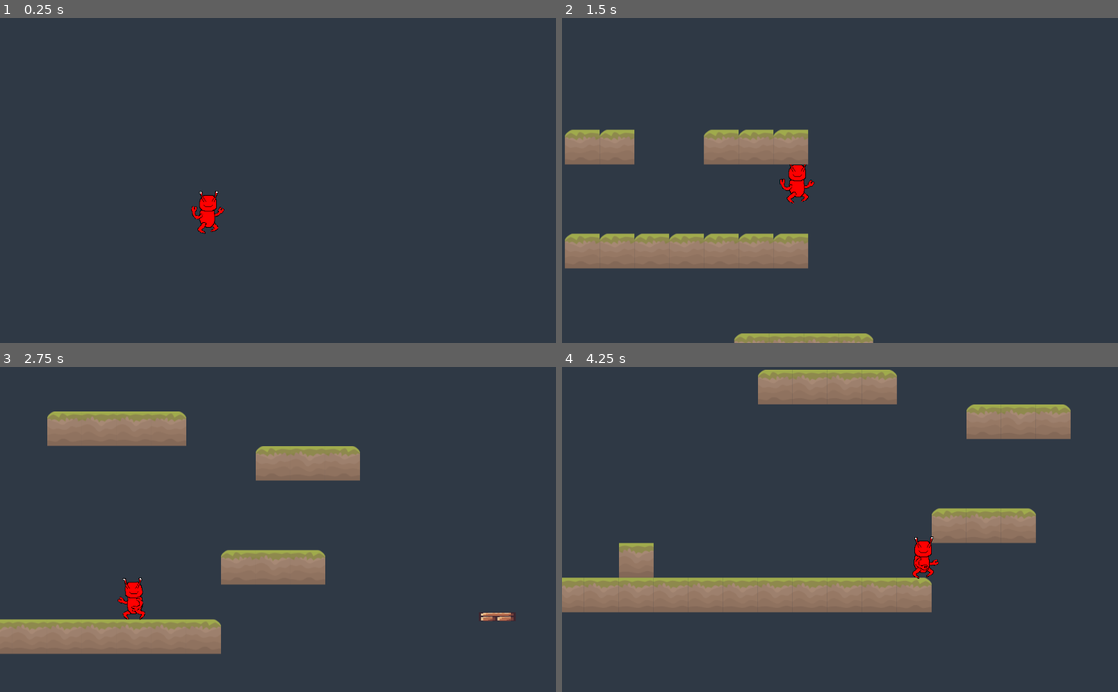
Above: before the commit, frames 1-4 (two rows, left to right).
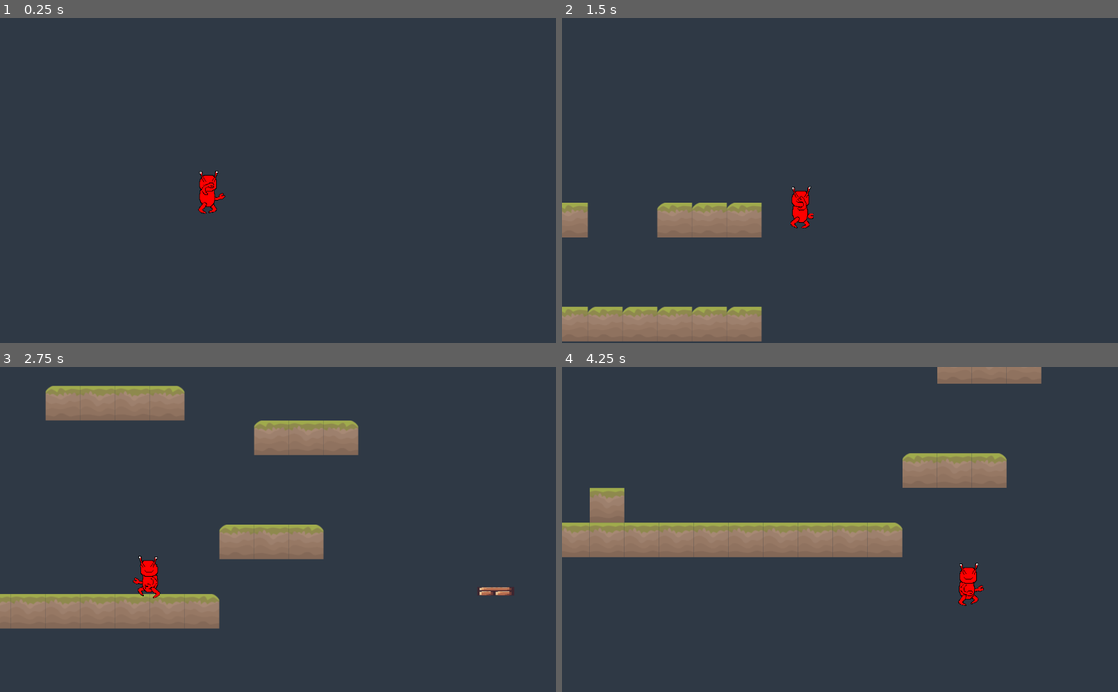
Above: after the commit, the same moments.

Repository: Alhrath/babelito
Game: Godot game, scene res://src/level/0.tscn
Two runs of this game, one before a commit and one after it. Both use one fixed random seed, a clock stepped at 60 frames per second and the inputs below.
Inputs:
- Up to frame 1 (0.25 s): no input
- Up to frame 2 (1.5 s): hold W (jump) 0.53-1.28 s; hold D (move_right) from 0.53 s (still down); tap W (jump) at 1.35 s
- Up to frame 3 (2.75 s): tap W (jump) at 1.52, 1.82 s; release D (move_right) at 2.03 s; hold A (move_left) from 2.03 s (still down); hold W (jump) from 2.03 s (still down)
- Up to frame 4 (4.25 s): release A (move_left) at 2.78 s; release W (jump) at 2.78 s; hold D (move_right) from 2.78 s (still down); tap W (jump) at 2.85, 3.02, 3.32 s; hold W (jump) from 3.53 s (still down)

The runs differ from the first frame. In frame 1, 0.5% of the frame differs, in the area x 34-41%, y 47-67%; in frame 2, 15%; in frame 3, 20%; in frame 4, 25%, in the area x 0-92%, y 0-76%.

Commit message:
PlayerStateMachine

Diff:
--- a/Babelito/project.godot
+++ b/Babelito/project.godot
@@ -8,9 +8,14 @@
 
 config_version=4
 
-_global_script_classes=[  ]
+_global_script_classes=[ {
+"base": "Node",
+"class": "StateMachine",
+"language": "GDScript",
+"path": "res://src/engine/singleton/StateMachine.gd"
+} ]
 _global_script_class_icons={
-
+"StateMachine": ""
 }
 
 [application]
--- a/Babelito/src/engine/singleton/Globals.gd
+++ b/Babelito/src/engine/singleton/Globals.gd
@@ -1,3 +1,4 @@
 extends Node
 
 const UNIT_SIZE = 64
+var player
--- /dev/null
+++ b/Babelito/src/engine/singleton/StateMachine.gd
@@ -0,0 +1,40 @@
+extends Node
+
+class_name StateMachine
+
+var state = null setget set_state
+var previous_state = null
+var states = {}
+
+onready var parent = get_parent()
+
+func _physics_process(delta):
+	if state != null:
+		_state_logic(delta)
+		var transition = _get_transition(delta)
+		if transition != null:
+			set_state(transition)
+
+func _state_logic(delta):
+	pass
+
+func _get_transition(delta):
+	return null
+
+func _enter_state(new_state, old_state):
+	pass
+
+func _exit_state(old_state, new_state):
+	pass
+
+func set_state(new_state):
+	previous_state = state
+	state = new_state
+
+	if previous_state != null:
+		_exit_state(previous_state, new_state)
+	if new_state != null:
+		_enter_state(new_state, previous_state)
+
+func add_state(state_name):
+	states[state_name] = states.size()
--- a/Babelito/src/entity/player/Camera2D.gd
+++ b/Babelito/src/entity/player/Camera2D.gd
@@ -26,3 +26,8 @@
 
 func _on_Player_grounded_updated(is_grounded):
 	drag_margin_v_enabled = !is_grounded
+
+
+
+func _on_Area2D_body_exited(body):
+	pass # Replace with function body.
--- a/Babelito/src/entity/player/PlayerRig.tscn
+++ b/Babelito/src/entity/player/PlayerRig.tscn
@@ -1,9 +1,180 @@
-[gd_scene load_steps=5 format=2]
+[gd_scene load_steps=6 format=2]
 
 [ext_resource path="res://src/entity/player/craby.png" type="Texture" id=1]
 
 [sub_resource type="Animation" id=1]
-resource_name = "idle"
+resource_name = "fall"
+loop = true
+tracks/0/type = "value"
+tracks/0/path = NodePath("Torso:position")
+tracks/0/interp = 1
+tracks/0/loop_wrap = true
+tracks/0/imported = false
+tracks/0/enabled = true
+tracks/0/keys = {
+"times": PoolRealArray( 0, 0.4, 0.8, 1.2, 1.7, 2 ),
+"transitions": PoolRealArray( 1, 1, 1, 1, 1, 1 ),
+"update": 0,
+"values": [ Vector2( 0, 0 ), Vector2( 0, 0 ), Vector2( 0, 0 ), Vector2( 0, 0 ), Vector2( 0, 0 ), Vector2( 0, 0 ) ]
+}
+tracks/1/type = "value"
+tracks/1/path = NodePath("Torso:rotation_degrees")
+tracks/1/interp = 1
+tracks/1/loop_wrap = true
+tracks/1/imported = false
+tracks/1/enabled = true
+tracks/1/keys = {
+"times": PoolRealArray( 0, 0.4, 0.8, 1.2, 1.7, 2 ),
+"transitions": PoolRealArray( 1, 1, 1, 1, 1, 1 ),
+"update": 0,
+"values": [ 0.0, 0.0, 0.0, 0.0, 0.0, 0.0 ]
+}
+tracks/2/type = "value"
+tracks/2/path = NodePath("Torso/LeftLeg:position")
+tracks/2/interp = 1
+tracks/2/loop_wrap = true
+tracks/2/imported = false
+tracks/2/enabled = true
+tracks/2/keys = {
+"times": PoolRealArray( 0, 0.4, 0.8, 1.2, 1.7, 2 ),
+"transitions": PoolRealArray( 1, 1, 1, 1, 1, 1 ),
+"update": 0,
+"values": [ Vector2( 11.0124, 24.0271 ), Vector2( 5.40009, 27.1139 ), Vector2( 5.40009, 27.1139 ), Vector2( 5.40009, 27.1139 ), Vector2( 9.88351, 22.8664 ), Vector2( 9.88351, 22.8664 ) ]
+}
+tracks/3/type = "value"
+tracks/3/path = NodePath("Torso/LeftLeg:rotation_degrees")
+tracks/3/interp = 1
+tracks/3/loop_wrap = true
+tracks/3/imported = false
+tracks/3/enabled = true
+tracks/3/keys = {
+"times": PoolRealArray( 0, 0.4, 0.8, 1.2, 1.7, 2 ),
+"transitions": PoolRealArray( 1, 1, 1, 1, 1, 1 ),
+"update": 0,
+"values": [ 0.0, 17.1, 17.1, 17.1, 0.0, 0.0 ]
+}
+tracks/4/type = "value"
+tracks/4/path = NodePath("Torso/Head:position")
+tracks/4/interp = 1
+tracks/4/loop_wrap = true
+tracks/4/imported = false
+tracks/4/enabled = true
+tracks/4/keys = {
+"times": PoolRealArray( 0, 0.2, 0.4, 0.6, 0.8, 1 ),
+"transitions": PoolRealArray( 1, 1, 1, 1, 1, 1 ),
+"update": 0,
+"values": [ Vector2( 3.67081, -23.6934 ), Vector2( 3.67081, -23.6934 ), Vector2( 4.61469, -23.6934 ), Vector2( 1.54709, -23.6934 ), Vector2( 4.61469, -24.4013 ), Vector2( 3.67081, -22.0416 ) ]
+}
+tracks/5/type = "value"
+tracks/5/path = NodePath("Torso/Head:rotation_degrees")
+tracks/5/interp = 1
+tracks/5/loop_wrap = true
+tracks/5/imported = false
+tracks/5/enabled = true
+tracks/5/keys = {
+"times": PoolRealArray( 0, 0.2, 0.4, 0.6, 0.8, 1 ),
+"transitions": PoolRealArray( 1, 1, 1, 1, 1, 1 ),
+"update": 0,
+"values": [ 0.0, 0.0, -1.0, 1.0, -2.0, 0.0 ]
+}
+tracks/6/type = "value"
+tracks/6/path = NodePath("Torso/RightArm:position")
+tracks/6/interp = 1
+tracks/6/loop_wrap = true
+tracks/6/imported = false
+tracks/6/enabled = true
+tracks/6/keys = {
+"times": PoolRealArray( 0, 0.2, 0.4, 0.6, 0.8, 1 ),
+"transitions": PoolRealArray( 1, 1, 1, 1, 1, 1 ),
+"update": 1,
+"values": [ Vector2( -4.00452, 7.67533 ), Vector2( 8.34257, -0.181901 ), Vector2( 4.41395, -18.7025 ), Vector2( -1.9572, -20.3543 ), Vector2( -18.475, -16.3428 ), Vector2( 6.30169, -2.18472 ) ]
+}
+tracks/7/type = "value"
+tracks/7/path = NodePath("Torso/RightArm:rotation_degrees")
+tracks/7/interp = 1
+tracks/7/loop_wrap = true
+tracks/7/imported = false
+tracks/7/enabled = true
+tracks/7/keys = {
+"times": PoolRealArray( 0, 0.2, 0.4, 0.6, 0.8, 1 ),
+"transitions": PoolRealArray( 1, 1, 1, 1, 1, 1 ),
+"update": 1,
+"values": [ 0.0, -51.4, -137.1, 0.0, -34.3, -68.6 ]
+}
+tracks/8/type = "value"
+tracks/8/path = NodePath("Torso/RightLeg:position")
+tracks/8/interp = 1
+tracks/8/loop_wrap = true
+tracks/8/imported = false
+tracks/8/enabled = true
+tracks/8/keys = {
+"times": PoolRealArray( 0, 0.1, 0.2, 0.3, 0.4, 0.5, 0.6, 0.7, 0.8, 0.9, 1 ),
+"transitions": PoolRealArray( 1, 1, 1, 1, 1, 1, 1, 1, 1, 1, 1 ),
+"update": 0,
+"values": [ Vector2( -12.0136, 27.0305 ), Vector2( -7.80437, 28.9948 ), Vector2( -11.733, 25.3468 ), Vector2( -11.733, 25.3468 ), Vector2( -11.733, 25.3468 ), Vector2( -11.733, 25.3468 ), Vector2( -12.0136, 27.0305 ), Vector2( -7.80437, 28.9948 ), Vector2( -11.733, 25.3468 ), Vector2( -11.733, 25.3468 ), Vector2( -11.733, 25.3468 ) ]
+}
+tracks/9/type = "value"
+tracks/9/path = NodePath("Torso/RightLeg:rotation_degrees")
+tracks/9/interp = 1
+tracks/9/loop_wrap = true
+tracks/9/imported = false
+tracks/9/enabled = true
+tracks/9/keys = {
+"times": PoolRealArray( 0, 0.1, 0.2, 0.3, 0.4, 0.5, 0.6, 0.7, 0.8, 0.9, 1 ),
+"transitions": PoolRealArray( 1, 1, 1, 1, 1, 1, 1, 1, 1, 1, 1 ),
+"update": 0,
+"values": [ 0.0, -17.1, 0.0, 0.0, 0.0, 0.0, 0.0, -17.1, 0.0, 0.0, 0.0 ]
+}
+tracks/10/type = "value"
+tracks/10/path = NodePath("Torso/LeftArm:position")
+tracks/10/interp = 1
+tracks/10/loop_wrap = true
+tracks/10/imported = false
+tracks/10/enabled = true
+tracks/10/keys = {
+"times": PoolRealArray( 0, 0.2, 0.4, 0.6, 0.8, 1 ),
+"transitions": PoolRealArray( 1, 1, 1, 1, 1, 1 ),
+"update": 1,
+"values": [ Vector2( 16.5186, 1.5017 ), Vector2( 21.8503, -7.75862 ), Vector2( 10.6257, 6.27216 ), Vector2( 19.1205, 2.49666 ), Vector2( 24.7838, -4.11046 ), Vector2( 20.0644, -15.9089 ) ]
+}
+tracks/11/type = "value"
+tracks/11/path = NodePath("Torso/LeftArm:rotation_degrees")
+tracks/11/interp = 1
+tracks/11/loop_wrap = true
+tracks/11/imported = false
+tracks/11/enabled = true
+tracks/11/keys = {
+"times": PoolRealArray( 0, 0.2, 0.4, 0.6, 0.8, 1 ),
+"transitions": PoolRealArray( 1, 1, 1, 1, 1, 1 ),
+"update": 1,
+"values": [ -24.8, -51.4, 0.0, -40.0, -70.0, -120.0 ]
+}
+tracks/12/type = "value"
+tracks/12/path = NodePath("Torso/RightArm:flip_v")
+tracks/12/interp = 0
+tracks/12/loop_wrap = true
+tracks/12/imported = false
+tracks/12/enabled = true
+tracks/12/keys = {
+"times": PoolRealArray( 0.6, 1 ),
+"transitions": PoolRealArray( 1, 1 ),
+"update": 0,
+"values": [ true, false ]
+}
+tracks/13/type = "value"
+tracks/13/path = NodePath("AnimationPlayer:playback_speed")
+tracks/13/interp = 1
+tracks/13/loop_wrap = true
+tracks/13/imported = false
+tracks/13/enabled = true
+tracks/13/keys = {
+"times": PoolRealArray( 0 ),
+"transitions": PoolRealArray( 1 ),
+"update": 0,
+"values": [ 3.0 ]
+}
+
+[sub_resource type="Animation" id=2]
 loop = true
 tracks/0/type = "value"
 tracks/0/path = NodePath("Torso:frame")
@@ -246,8 +417,7 @@
 "values": [ false, false ]
 }
 
-[sub_resource type="Animation" id=2]
-resource_name = "jump"
+[sub_resource type="Animation" id=3]
 tracks/0/type = "value"
 tracks/0/path = NodePath("Torso/RightArm:position")
 tracks/0/interp = 1
@@ -404,9 +574,20 @@
 "update": 1,
 "values": [ true ]
 }
-
-[sub_resource type="Animation" id=3]
-resource_name = "run"
+tracks/13/type = "value"
+tracks/13/path = NodePath("AnimationPlayer:playback_speed")
+tracks/13/interp = 1
+tracks/13/loop_wrap = true
+tracks/13/imported = false
+tracks/13/enabled = true
+tracks/13/keys = {
+"times": PoolRealArray( 0 ),
+"transitions": PoolRealArray( 1 ),
+"update": 0,
+"values": [ 3.0 ]
+}
+
+[sub_resource type="Animation" id=4]
 loop = true
 tracks/0/type = "value"
 tracks/0/path = NodePath("Torso/RightArm:position")
@@ -574,7 +755,7 @@
 "times": PoolRealArray( 0 ),
 "transitions": PoolRealArray( 1 ),
 "update": 0,
-"values": [ 3.0 ]
+"values": [ 2.0 ]
 }
 tracks/14/type = "value"
 tracks/14/path = NodePath("Torso/RightArm:flip_v")
@@ -642,7 +823,8 @@
 frame = 2
 
 [node name="AnimationPlayer" type="AnimationPlayer" parent="."]
-playback_speed = 3.0
-anims/idle = SubResource( 1 )
-anims/jump = SubResource( 2 )
-anims/run = SubResource( 3 )
+playback_speed = 2.0
+anims/fall = SubResource( 1 )
+anims/idle = SubResource( 2 )
+anims/jump = SubResource( 3 )
+anims/run = SubResource( 4 )
--- /dev/null
+++ b/Babelito/src/entity/player/PlayerStatemachine.gd
@@ -0,0 +1,85 @@
+extends "res://src/engine/singleton/StateMachine.gd"
+
+func _ready():
+	add_state("idle")
+	add_state("run")
+	add_state("jump")
+	add_state("fall")
+	call_deferred("set_state", states.idle) #defining "idle" as default
+
+func _state_logic(delta):
+	parent._handle_move_input()
+	parent._apply_gravity(delta)
+	parent._apply_movement()
+
+
+func _input(event):
+	if [states.idle, states.run].has(state):
+		if event.is_action_pressed("jump"): #&& parent.is_on_floor():  #single jump
+			parent.velocity.y = parent.max_jump_velocity
+			parent.is_jumping = true
+		if Input.is_action_pressed("down"):
+				if parent._check_is_grounded(parent.drop_thru_raycasts):
+					parent.set_collision_mask_bit(parent.DROP_THRU_BIT, false)
+
+
+#			if Input.is_action_pressed("down"):
+#				if parent._check_is_grounded(parent.drop_thru_raycasts):
+#					parent.set_collision_mask_bit(parent.DROP_THRU_BIT, false)
+#
+#			else:
+#				parent.velocity.y = parent.max_jump_velocity
+#				parent.is_jumping = true
+#
+	if state == states.jump:
+		if event.is_action_released("jump") && parent.velocity.y < parent.min_jump_velocity:
+			parent.velocity.y = parent.min_jump_velocity
+
+
+func _get_transition(delta):
+
+	match state:
+		states.idle:
+			if !parent.is_on_floor():
+				if parent.velocity.y < 0:
+					return states.jump
+				elif parent.velocity.y > 0:
+					return states.fall
+			elif parent.velocity.x != 0:
+				return states.run
+
+		states.run:
+			if !parent.is_on_floor():
+				if parent.velocity.y < 0:
+					return states.jump
+				elif parent.velocity.y > 0:
+					return states.fall
+			elif parent.velocity.x == 0:
+				return states.idle
+
+		states.jump:
+			if parent.is_on_floor():
+				return states.idle
+			elif parent.velocity.y >= 0:
+				return states.fall
+		states.fall:
+			if parent.is_on_floor():
+				return states.idle
+			elif parent.velocity.y < 0:
+				return states.jump
+
+	return null
+
+func _enter_state(new_state, old_state):
+	match new_state:
+		states.idle:
+			parent.anim_player.play("idle")
+		states.run:
+			parent.anim_player.play("run")
+		states.jump:
+			parent.anim_player.play("jump")
+		states.fall:
+			parent.anim_player.play("fall")
+
+func _exit_state(old_state, new_state):
+	pass
--- a/Babelito/src/entity/player/player.gd
+++ b/Babelito/src/entity/player/player.gd
@@ -11,15 +11,20 @@
 var gravity #= 1200
 var max_jump_velocity #var jump_velocity = -720
 var min_jump_velocity
-var is_jumping = false #useful to create platform drop through
 var move_direction
 var max_jump_height = 3.25 * Globals.UNIT_SIZE
 var min_jump_height = 0.05 * Globals.UNIT_SIZE
 var jump_duration = 0.45
 
-var is_grounded #to permit a check_ground method associated with raycasts
+var is_jumping = false #useful to create platform drop through
+var is_grounded = false#to permit a check_ground method associated with raycasts
+var is_wall_sliding = false
+var is_dodging = false
+var is_dead = false
+var is_moonwalking = true
+
+onready var drop_thru_raycasts = $DropThruRaycasts
 onready var raycasts = $Raycasts
-
 onready var anim_player = $Body/PlayerRig/AnimationPlayer
 
 func _ready():
@@ -27,9 +32,12 @@
 	max_jump_velocity = -sqrt(2 * gravity * max_jump_height)
 	min_jump_velocity = -sqrt(2 * gravity * min_jump_height)
 
-func _physics_process(delta):
-	_get_input()
+	Globals.player = self
+
+func _apply_gravity(delta):
 	velocity.y += gravity * delta
+
+func _apply_movement():
 
 	if is_jumping && velocity.y >= 0:
 		is_jumping = false
@@ -42,25 +50,12 @@
 
 	velocity = move_and_slide_with_snap(velocity, snap, UP, stop_on_slope)
 
-	is_grounded = is_on_floor()#!is_jumping && get_collision_mask_bit(DROP_THRU_BIT) && _check_is_grounded()
+	is_grounded = is_on_floor()  && get_collision_mask_bit(DROP_THRU_BIT) && _check_is_grounded() #!is_jumping
 	var was_grounded = is_grounded
 	if was_grounded == null || is_grounded != was_grounded:
 		emit_signal("grounded_updated", is_grounded)
 
-	_assign_animation()
-
-func _input(event):
-	if event.is_action_pressed("jump") && is_grounded:  #single jump
-			velocity.y = max_jump_velocity
-			is_jumping = true
-
-	if Input.is_action_pressed("down") && _check_is_grounded($DropThruRaycasts):
-		set_collision_mask_bit(DROP_THRU_BIT, false)
-
-	if event.is_action_released("jump") && velocity.y < min_jump_velocity:
-		velocity.y = min_jump_velocity
-
-func _get_input():
+func _handle_move_input():
 	move_direction = -int(Input.is_action_pressed("move_left")) + int(Input.is_action_pressed("move_right"))
 	velocity.x = lerp(velocity.x, move_speed * move_direction, _get_h_weight())
 	if move_direction != 0:
@@ -69,7 +64,7 @@
 func _get_h_weight():
 	return 0.2 if is_grounded else 0.1
 
-# warning-ignore:shadowed_variable
+
 func _check_is_grounded(raycasts = self.raycasts):
 	for raycast in raycasts.get_children():
 		if raycast.is_colliding():
@@ -77,21 +72,5 @@
 
 	return false
 
-func _assign_animation():
-	var anim = "idle"
-	if is_grounded && velocity.x == 0:
-		anim = "idle"
-
-	if !is_grounded:
-		anim= "jump"
-
-	elif velocity.x != 0:
-		anim = "run"
-
-	if anim_player.assigned_animation != anim:
-		anim_player.play(anim)
-
-
-# warning-ignore:unused_argument
 func _on_Area2D_body_exited(body):
 	set_collision_mask_bit(DROP_THRU_BIT, true)
--- a/Babelito/src/entity/player/player.tscn
+++ b/Babelito/src/entity/player/player.tscn
@@ -1,11 +1,12 @@
-[gd_scene load_steps=6 format=2]
+[gd_scene load_steps=7 format=2]
 
 [ext_resource path="res://src/entity/player/PlayerRig.tscn" type="PackedScene" id=1]
 [ext_resource path="res://src/entity/player/Player.gd" type="Script" id=2]
 [ext_resource path="res://src/entity/player/Camera2D.gd" type="Script" id=3]
+[ext_resource path="res://src/entity/player/PlayerStatemachine.gd" type="Script" id=4]
 
-[sub_resource type="RectangleShape2D" id=1]
-extents = Vector2( 15.5701, 34.6285 )
+[sub_resource type="RectangleShape2D" id=3]
+extents = Vector2( 13.3443, 31.0938 )
 
 [sub_resource type="RectangleShape2D" id=2]
 extents = Vector2( 15.4533, 4.67267 )
@@ -14,9 +15,12 @@
 collision_layer = 0
 collision_mask = 3
 script = ExtResource( 2 )
+__meta__ = {
+"_edit_lock_": true
+}
 
 [node name="Camera2D" type="Camera2D" parent="."]
-position = Vector2( 128, 0 )
+position = Vector2( 128, 30 )
 current = true
 drag_margin_h_enabled = true
 drag_margin_v_enabled = true
@@ -34,18 +38,17 @@
 }
 
 [node name="PlayerRig" parent="Body" instance=ExtResource( 1 )]
+position = Vector2( 0, 0.396851 )
 
 [node name="PhysicsShape" type="CollisionShape2D" parent="."]
-visible = false
 light_mask = 0
-position = Vector2( -0.10376, -5.82183 )
-shape = SubResource( 1 )
+position = Vector2( -0.302193, -8.79821 )
+shape = SubResource( 3 )
 __meta__ = {
 "_edit_lock_": true
 }
 
 [node name="Raycasts" type="Node2D" parent="."]
-visible = false
 light_mask = 3
 __meta__ = {
 "_edit_lock_": true
@@ -79,8 +82,8 @@
 }
 
 [node name="DropThruRaycasts" type="Node2D" parent="."]
-visible = false
 light_mask = 3
+script = ExtResource( 4 )
 __meta__ = {
 "_edit_lock_": true
 }
@@ -113,7 +116,6 @@
 }
 
 [node name="Area2D" type="Area2D" parent="."]
-visible = false
 collision_mask = 2
 __meta__ = {
 "_edit_lock_": true
--- a/Babelito/src/level/0.tscn
+++ b/Babelito/src/level/0.tscn
@@ -1,27 +1,45 @@
-[gd_scene load_steps=5 format=2]
+[gd_scene load_steps=6 format=2]
 
 [ext_resource path="res://src/entity/player/Player.tscn" type="PackedScene" id=1]
 [ext_resource path="res://src/tile/cute/cute.tres" type="TileSet" id=2]
 [ext_resource path="res://src/tile/cute/Tiledroptest.tres" type="TileSet" id=3]
 [ext_resource path="res://src/tile/nature/MovingPlatform.tscn" type="PackedScene" id=4]
+[ext_resource path="res://src/entity/player/enemytest2.png" type="Texture" id=5]
 
 [node name="Level 0" type="Node2D"]
 
+[node name="TileMap" type="TileMap" parent="."]
+z_index = -2
+tile_set = ExtResource( 3 )
+collision_layer = 2
+format = 1
+tile_data = PoolIntArray( -655366, 0, 0, -655365, 0, 0, -655362, 0, 0, -655361, 0, 0, -720896, 0, 0, -458758, 0, 0, -458757, 0, 0, -458756, 0, 0, -458755, 0, 0, -458754, 0, 0, -458753, 0, 0, -524288, 0, 0, 131089, 0, 0, 131090, 0, 0, 131091, 0, 0 )
+__meta__ = {
+"_edit_lock_": true
+}
+
 [node name="Cute" type="TileMap" parent="."]
+z_index = -2
 tile_set = ExtResource( 2 )
 collision_mask = 0
 format = 1
 tile_data = PoolIntArray( -262145, 2, 0, -327680, 3, 0, -327679, 3, 0, -327678, 4, 0, -262139, 2, 0, -262138, 3, 0, -26 …(471 unchanged characters)…
+__meta__ = {
+"_edit_lock_": true
+}
 
 [node name="Player" parent="." instance=ExtResource( 1 )]
-position = Vector2( -180.989, -1341.43 )
-
-[node name="TileMap" type="TileMap" parent="."]
-tile_set = ExtResource( 3 )
-collision_layer = 2
-format = 1
-tile_data = PoolIntArray( -655366, 0, 0, -655365, 0, 0, -655362, 0, 0, -655361, 0, 0, -720896, 0, 0, -458758, 0, 0, -458757, 0, 0, -458756, 0, 0, -458755, 0, 0, -458754, 0, 0, -458753, 0, 0, -524288, 0, 0, 131089, 0, 0, 131090, 0, 0, 131091, 0, 0 )
+position = Vector2( -85.8994, -1061.14 )
+collision_layer = 2147483648
 
 [node name="MovingPlatform" parent="." instance=ExtResource( 4 )]
 position = Vector2( 473.011, 29.9545 )
+z_index = -2
 move_to = Vector2( 640, 64 )
+
+[node name="Sprite" type="Sprite" parent="."]
+position = Vector2( 1387.57, 363.226 )
+scale = Vector2( 1.44144, 1 )
+texture = ExtResource( 5 )
+vframes = 23
+frame = 8
